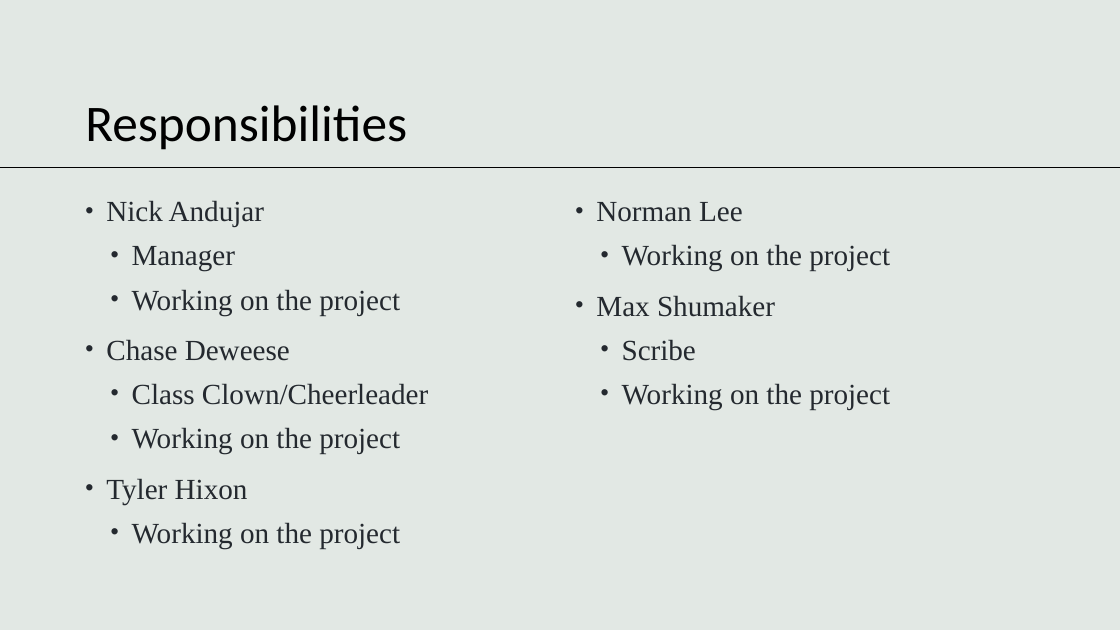
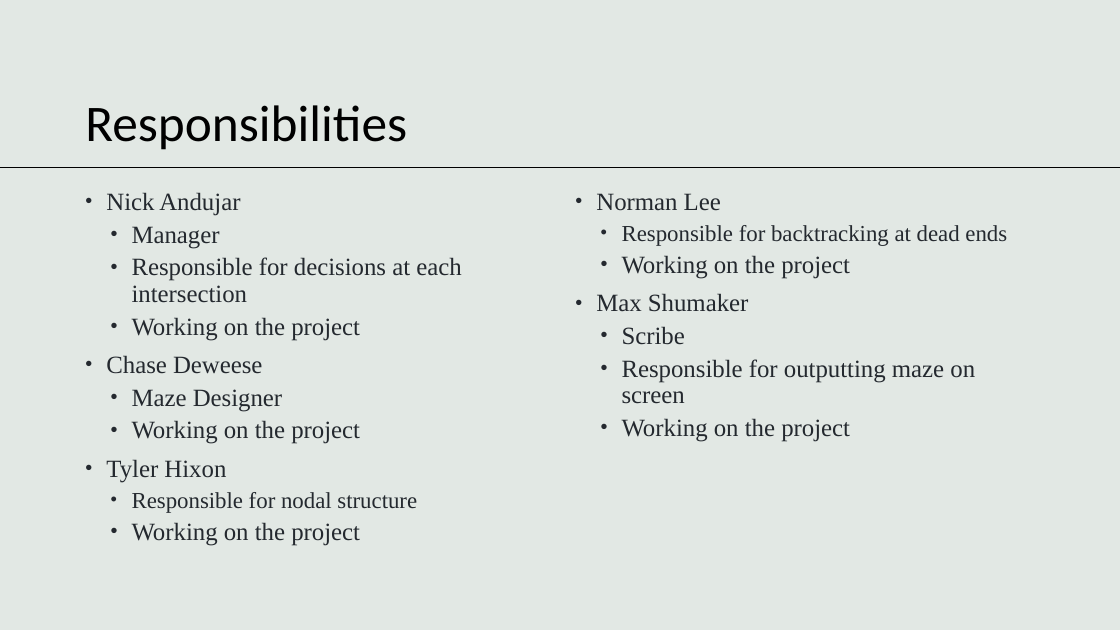
Before and after one commit to andujarnick/SoftwareToolsMazeSolver, a slide deck: slide 4 of presentations/Checkpoint 1.pptx. Drawn at 1120x630 pixels with LibreOffice and Linux fonts; fonts in the diff are those of the drawing. Boxes give left, top, right and bottom in pixels: in the first picture for what was removed or moved away, otherwise in the second. Text is boxed around its words. In the diff, an @@ line names an element or a change of style, - is before the commit and + after.

Commit message:
updated our slides

```diff
--- a/presentations/Checkpoint 1.pptx
+++ b/presentations/Checkpoint 1.pptx
@@ text at (106,192,360,545): size 25 to 21.2 pt in "Nick Andujar", "Manager", "Working on the project", "Chase Deweese" and 3 more places; line spacing 1.1 to 0.9 @@
@@ text at (596,193,850,441): size 25 to 21.2 pt in "Norman Lee", "Working on the project", "Max Shumaker", "Scribe" and 1 more places; line spacing 1.1 to 0.9 @@
@@ text at (622,225,1007,246): paragraph added @@
+  • Responsible for backtracking at dead ends
@@ text at (132,257,461,303): paragraph added @@
+  • Responsible for decisions at each intersection
@@ text at (622,359,975,404): paragraph added @@
+  • Responsible for outputting maze on screen
@@ text at (132,389,282,411): text changed; size 25 to 21.2 pt @@
-  • Class Clown/Cheerleader
+  • Maze Designer
@@ text at (132,492,417,513): paragraph added @@
+  • Responsible for nodal structure
```
Also in this commit, not shown: 1 other slide changed.
